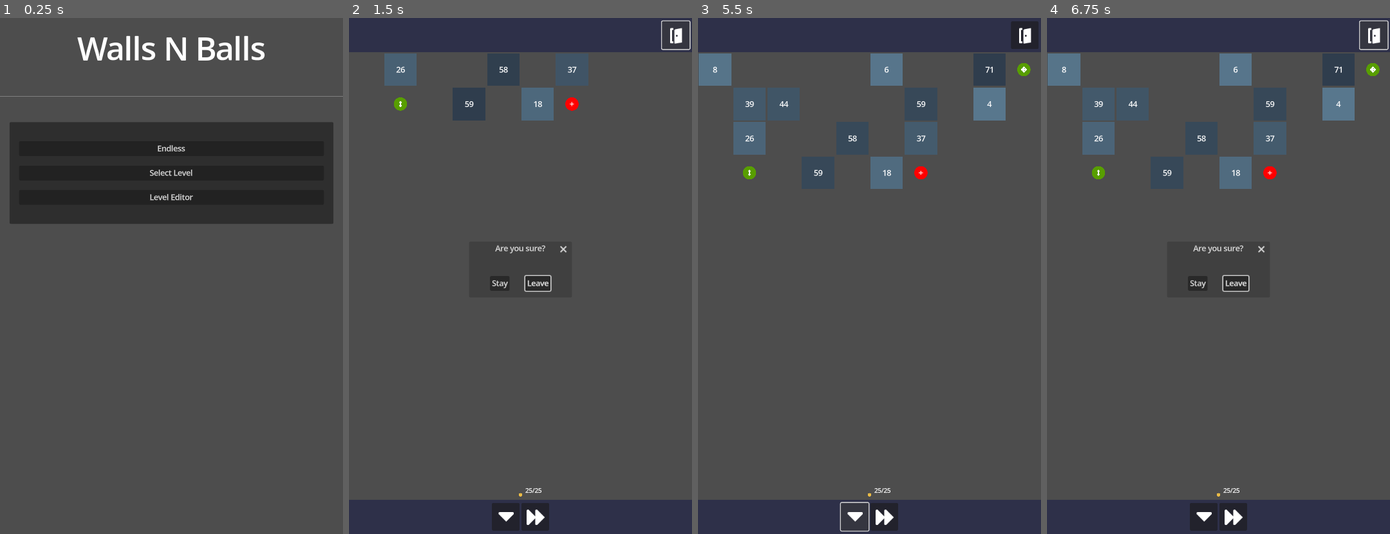
Above: before the commit, frames 1-4 (left to right).
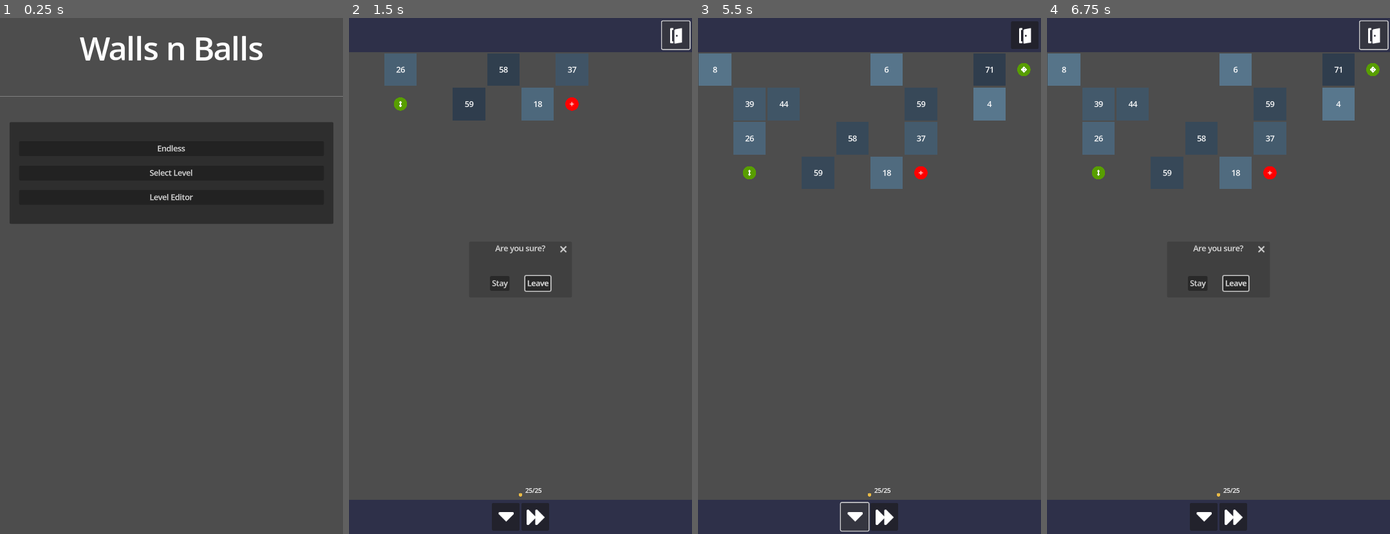
Above: after the commit, the same moments.

Repository: MichalHrbek/wallsnballs
Game: Godot game, scene res://scenes/ui/main_menu.tscn
The game is run twice, just before and just after one commit, with the same random seed, the same clock (stepped at 60 frames per second) and the same inputs.
Inputs (mouse positions are in pixels of both pictures, inside the frame that each line leads up to):
- Up to frame 1 (0.25 s): no input
- Up to frame 2 (1.5 s): click "Endless" at 0.5 s; click (674, 33) at 1.25 s
- Up to frame 3 (5.5 s): click (1023, 33) at 2 s; click "Stay" at 2.75 s; click (855, 518) at 3.5 s; click (883, 518) at 4.25 s; click (855, 518) at 5 s
- Up to frame 4 (6.75 s): click (1232, 518) at 5.75 s; click (1372, 33) at 6.5 s

The runs differ from the first frame. In frame 1, 1.2% of the frame differs, in the area x 22-78%, y 3-9%; in frame 2, nothing differs; in frame 3, less than 0.1%; in frame 4, less than 0.1%.

Commit message:
Changed name capitalization

Diff:
--- a/scenes/ui/main_menu.tscn
+++ b/scenes/ui/main_menu.tscn
@@ -32,7 +32,7 @@
 [node name="Label" type="Label" parent="VBoxContainer/Header"]
 layout_mode = 2
 size_flags_horizontal = 4
-text = "Walls N Balls"
+text = "Walls n Balls"
 label_settings = SubResource("LabelSettings_f7vd8")
 
 [node name="HSeparator" type="HSeparator" parent="VBoxContainer"]
